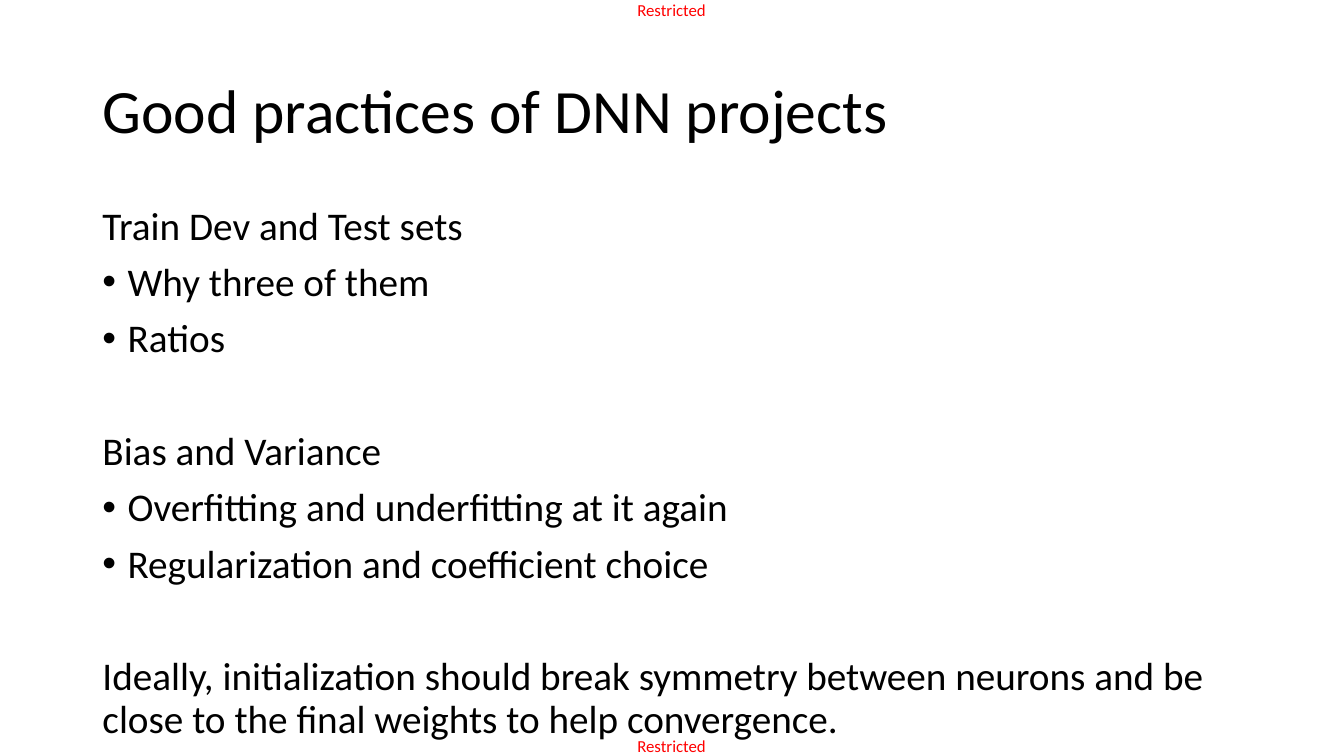
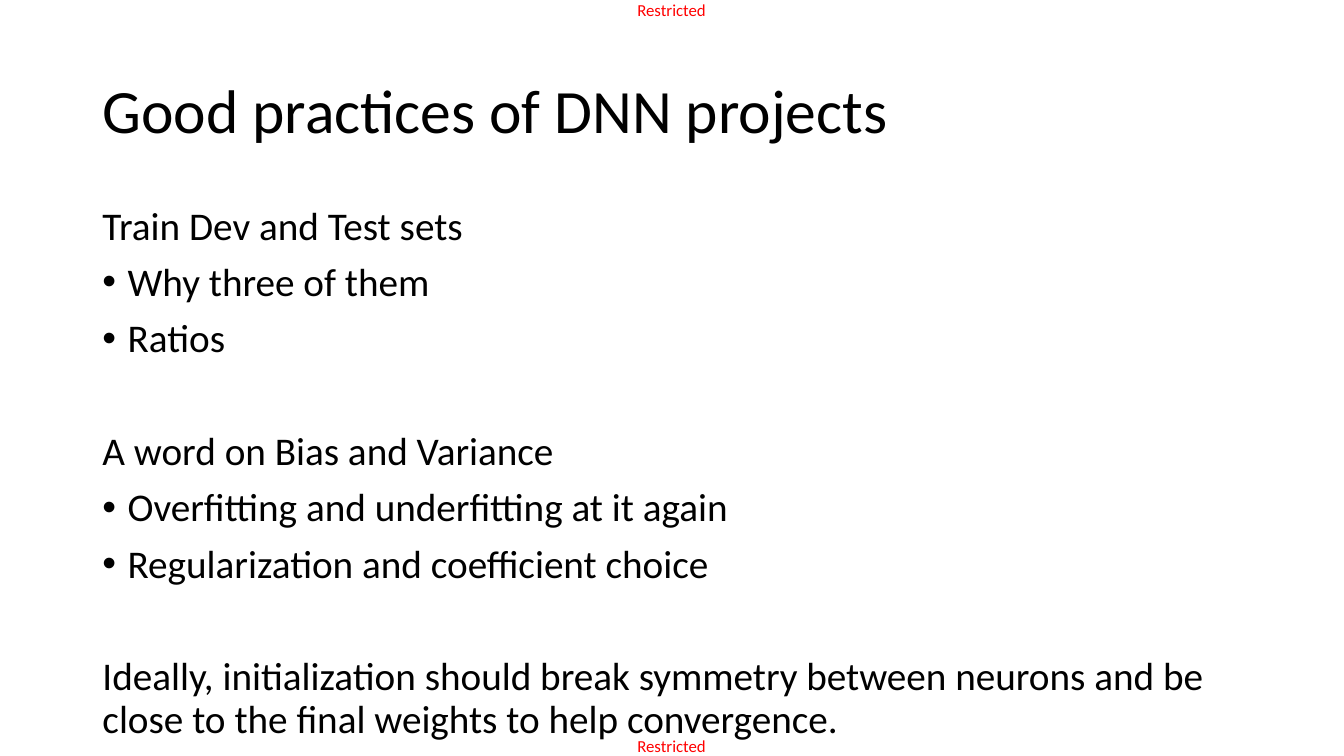
Before and after one commit to matthieudemari/SUTD_DL_50_039, a slide deck: slide 48 of Org.pptx. Drawn at 1344x756 pixels with LibreOffice and Linux fonts; fonts in the diff are those of the drawing. Boxes give left, top, right and bottom in pixels: in the first picture for what was removed or moved away, otherwise in the second. Text is boxed around its words. In the diff, an @@ line names an element or a change of style, - is before the commit and + after.

```diff
--- a/Org.pptx
+++ b/Org.pptx
@@ text at (x1=102, y1=437, x2=554, y2=466): text changed @@
-Bias and Variance
+A word on Bias and Variance
```
Also in this commit, not shown: 38 other slides changed, 2 other files.
